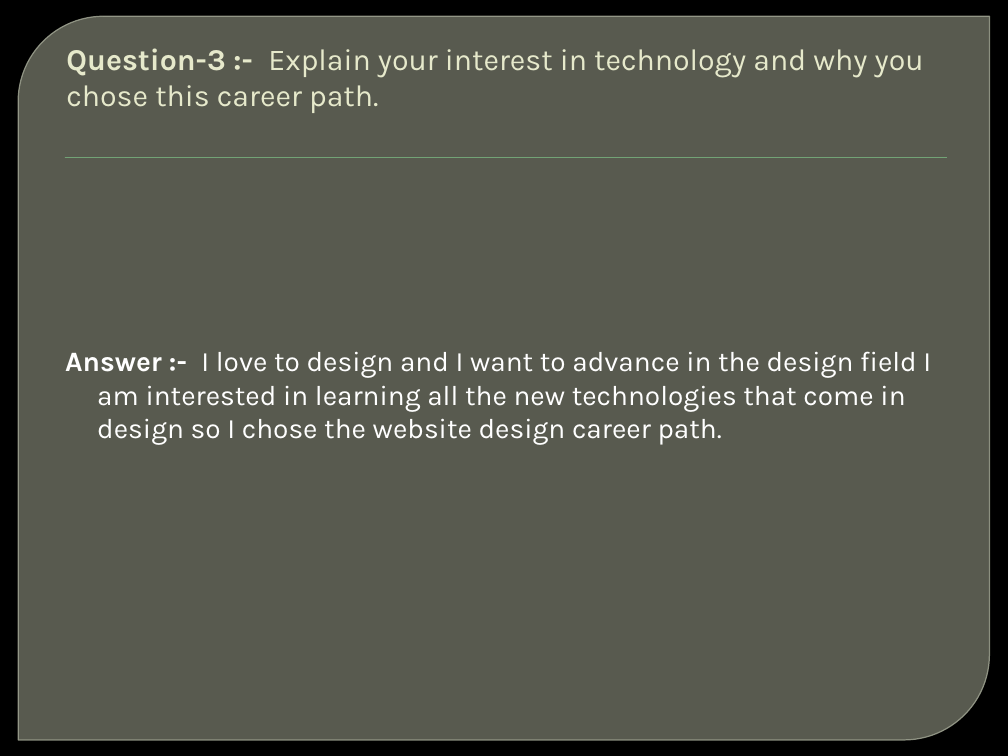
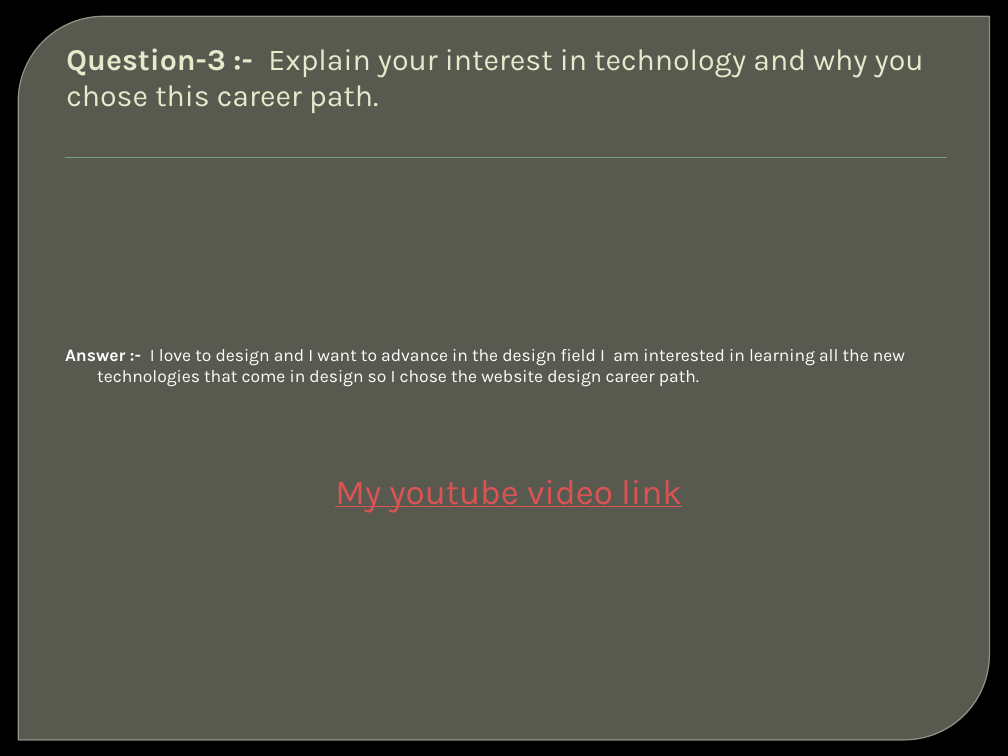
Before and after one commit to dilipahir101/Softskill-asignment, a slide deck: slide 3 of SoftSkills Assignment Module – (1)-dilip.pptx. Drawn at 1008x756 pixels with LibreOffice and Linux fonts; fonts in the diff are those of the drawing; background and template pictures are left out. Boxes give left, top, right and bottom in pixels: in the first picture for what was removed or moved away, otherwise in the second. Text is boxed around its words. In the diff, an @@ line names an element or a change of style, - is before the commit and + after.

```diff
--- a/SoftSkills Assignment Module – (1)-dilip.pptx
+++ b/SoftSkills Assignment Module – (1)-dilip.pptx
@@ text at (x1=65, y1=349, x2=905, y2=387): size 20 to 12.5 pt in "Answer :- I love to design and ..." @@
@@ text at (x1=527, y1=480, x2=682, y2=507): paragraph added @@
+My youtube video link
```
